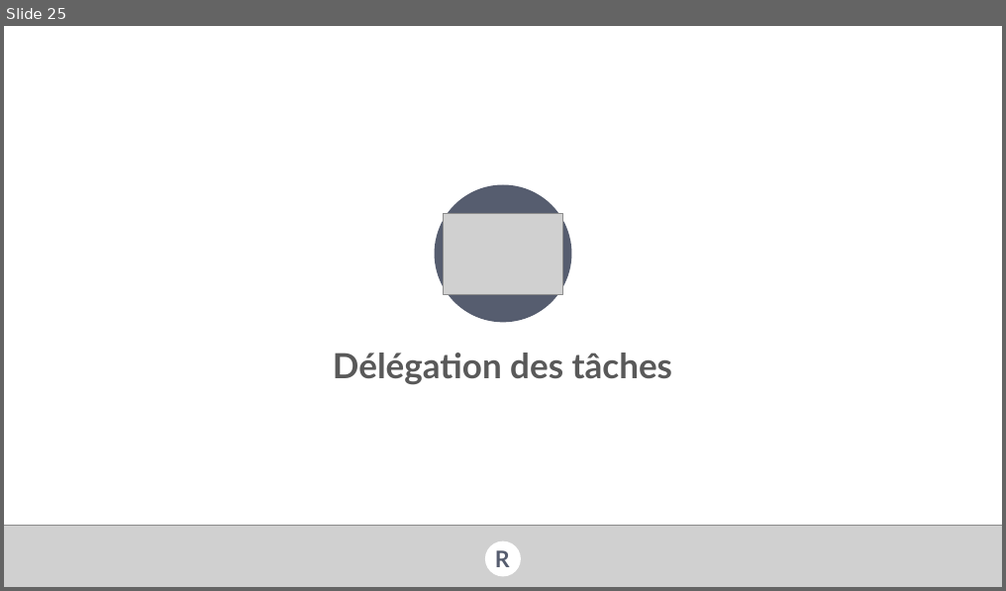
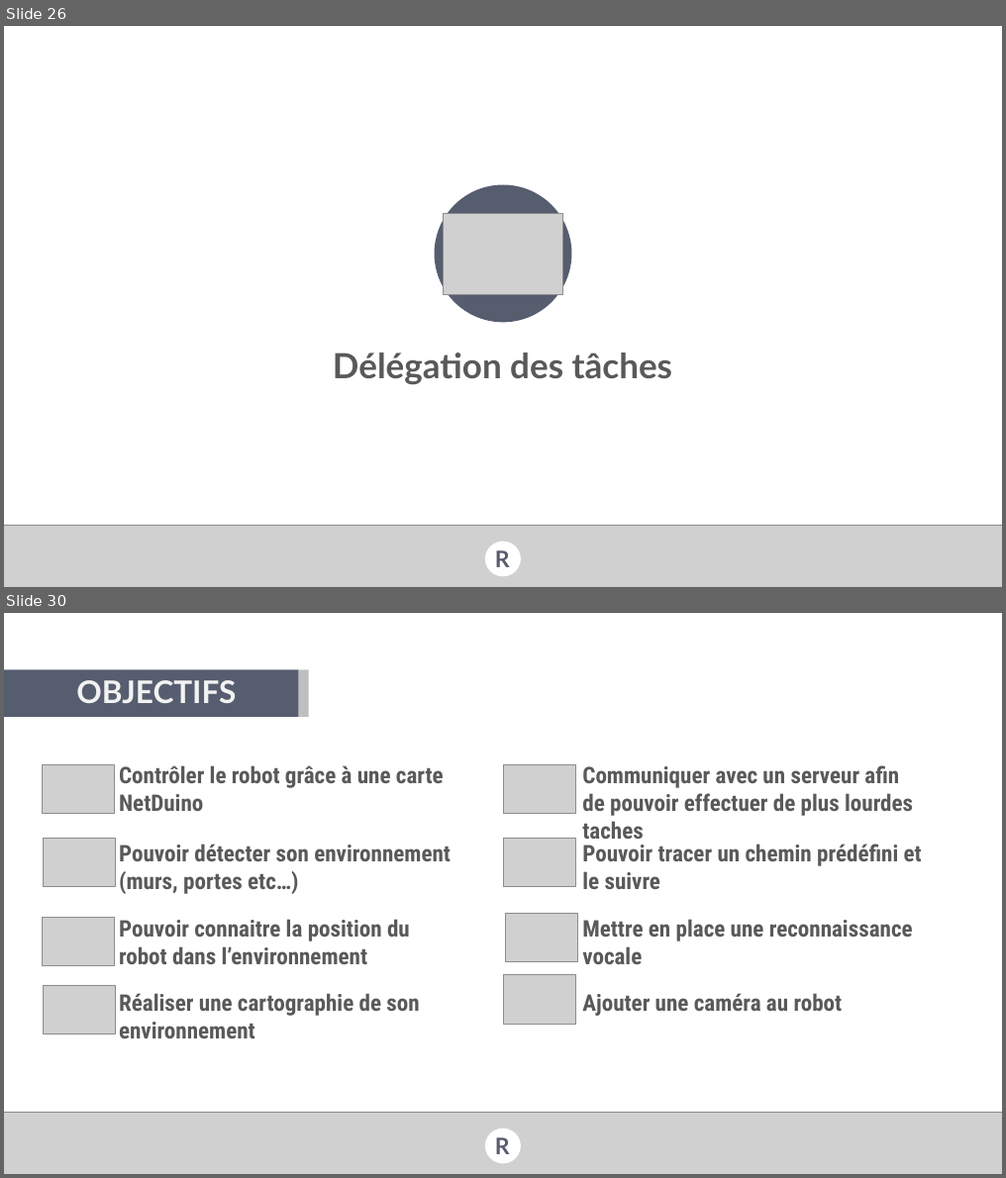
Before and after one commit to val92130/RSmart, a slide deck: Docs/Forum PI/RSmart presentation forum PI .pptx. Shown one above the other, each under a label of ours: slide 25 before the commit, slides 26 and 30 after it; the slides between them are not shown. The pictures are 1006x591 and 1006x1178 pixels, drawn with LibreOffice and Linux fonts; fonts in the diff are those of the drawing; grey boxes stand for pictures; background and template pictures are left out. Boxes give left, top, right and bottom in pixels: in the first picture for what was removed or moved away, otherwise in the second. Text is boxed around its words. In the diff, an @@ line names an element or a change of style, - is before the commit and + after.

```diff
--- a/Docs/Forum PI/RSmart presentation forum PI .pptx
+++ b/Docs/Forum PI/RSmart presentation forum PI .pptx
@@ slide 30 added at (4, 613, 1002, 1174), background picture (left out) @@
@@ rectangle added at (4, 669, 299, 717), fill #565D6F @@
@@ rectangle added at (299, 669, 309, 717), fill #BFBFBF @@
@@ text added at (76, 680, 236, 703), 45 pt, text #F2F2F2, bold @@
+OBJECTIFS
@@ picture added at (42, 764, 114, 814) @@
@@ text added at (119, 765, 444, 811), 33 pt, text #595959, bold @@
+Contrôler le robot grâce à une carte NetDuino
@@ picture added at (504, 764, 576, 814) @@
@@ text added at (582, 765, 913, 816), 33 pt, text #595959, bold @@
+Communiquer avec un serveur afin de pouvoir effectuer de plus lourdes taches
@@ picture added at (44, 838, 116, 887) @@
@@ text added at (119, 844, 450, 894), 33 pt, text #595959, bold @@
+Pouvoir détecter son environnement (murs, portes etc…)
@@ picture added at (504, 838, 576, 887) @@
@@ text added at (582, 844, 922, 889), 33 pt, text #595959, bold @@
+Pouvoir tracer un chemin prédéfini et le suivre
@@ picture added at (42, 917, 114, 966) @@
@@ text added at (119, 919, 410, 964), 33 pt, text #595959, bold @@
+Pouvoir connaitre la position du robot dans l’environnement
@@ picture added at (506, 913, 578, 961) @@
@@ text added at (582, 919, 913, 964), 33 pt, text #595959, bold @@
+Mettre en place une reconnaissance vocale
@@ picture added at (44, 985, 116, 1034) @@
@@ text added at (119, 993, 419, 1039), 33 pt, text #595959, bold @@
+Réaliser une cartographie de son environnement
@@ picture added at (504, 975, 576, 1024) @@
@@ text added at (582, 993, 843, 1016), 33 pt, text #595959, bold @@
+Ajouter une caméra au robot
@@ picture added at (4, 1112, 1002, 1174) @@
@@ ellipse added at (485, 1129, 521, 1163), fill #FFFFFF @@
@@ text added at (495, 1138, 510, 1155), 33 pt, text #565D6F, bold @@
+R
@@ what was slide 25 is now slide 26 @@
```
Also in this commit, not shown: 5 slides changed, 6 other slides added, 19 slides removed, 2 other files.
